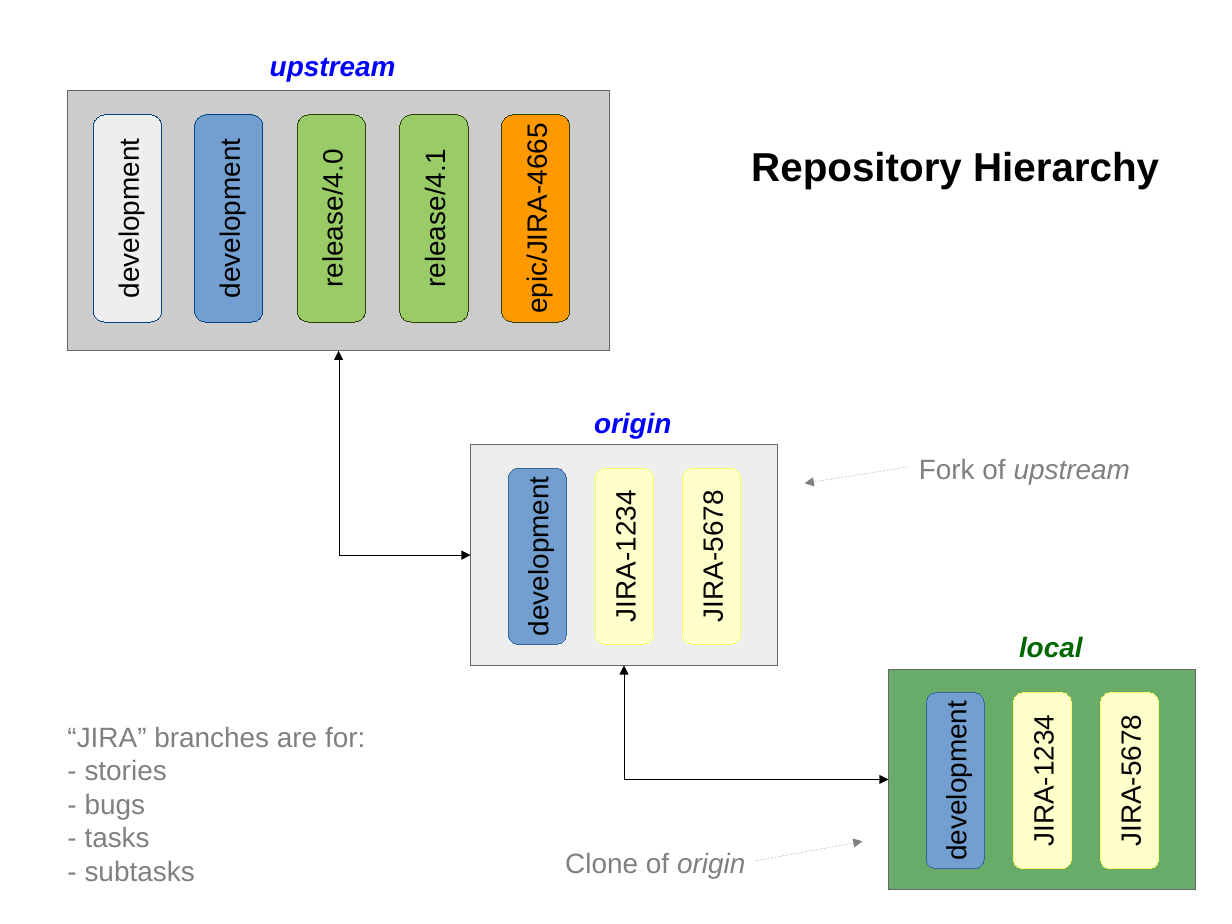
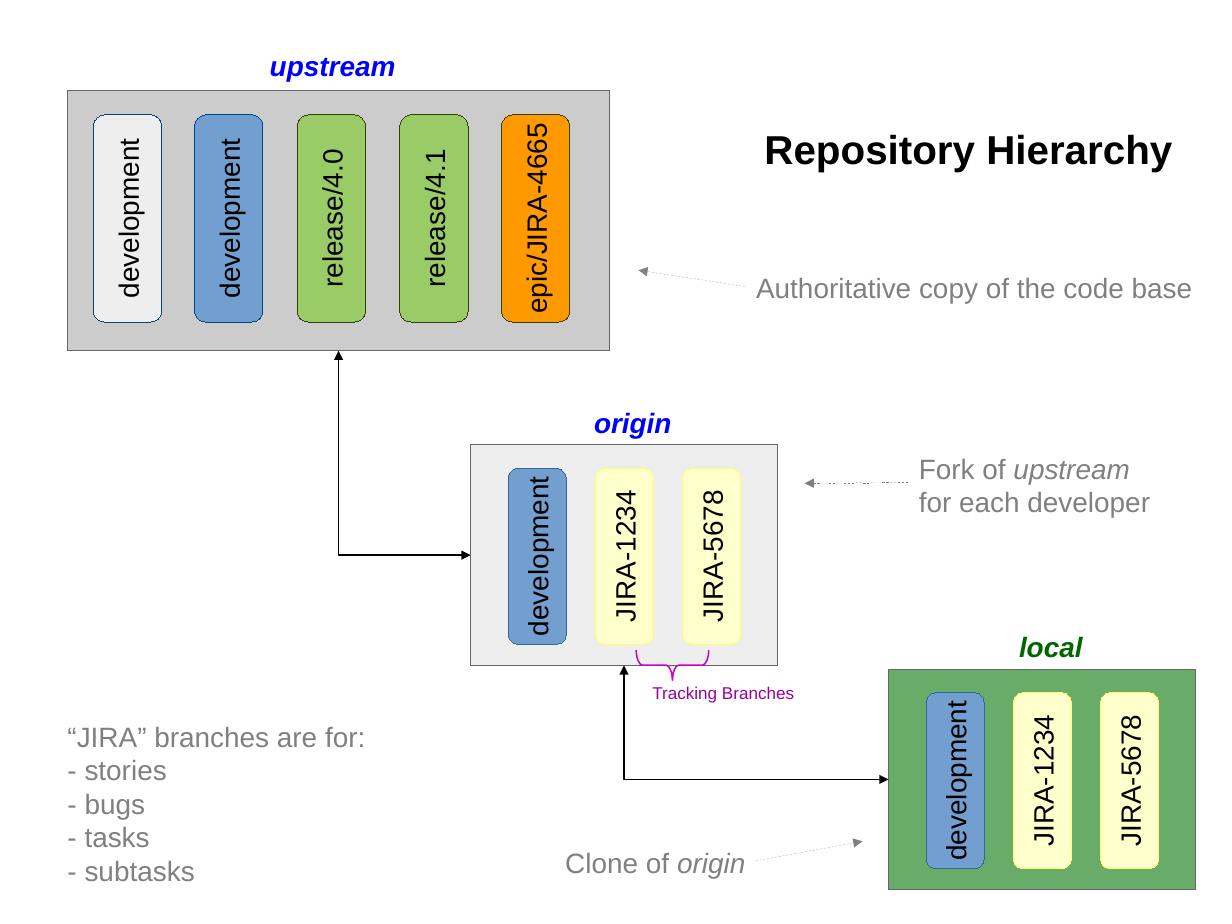
Before and after one commit to SiliconValleyOffice/GitHelp, a slide deck: slide 1 of Documents/RepositoryManagement.odp. Drawn at 1232x924 pixels with LibreOffice and Linux fonts; fonts in the diff are those of the drawing. Boxes give left, top, right and bottom in pixels: in the first picture for what was removed or moved away, otherwise in the second. Text is boxed around its words. In the diff, an @@ line names an element or a change of style, - is before the commit and + after.

```diff
--- a/Documents/RepositoryManagement.odp
+++ b/Documents/RepositoryManagement.odp
@@ text "Repository Hierarchy": place and size @@
-text "Repository Hierarchy" at bbox=[751, 151, 1159, 189]
+text "Repository Hierarchy" at bbox=[764, 134, 1172, 172]
@@ arrow added from (746, 286) to (638, 271), #808080 0 pt @@
@@ text added at bbox=[756, 278, 1193, 304], 18 pt, text #808080 @@
+Authoritative copy of the code base
@@ arrow moved from (908, 467) - (805, 483) to (908, 483) - (805, 483) @@
@@ text at bbox=[919, 492, 1150, 518]: paragraph added @@
+for each developer
@@ freeform shape added at bbox=[636, 651, 709, 681], outline #CC00CC 0.99 pt @@
@@ elbow double arrow (624, 665) - (889, 779): stroke #000000 0 pt to #000000 0.99 pt @@
@@ text added at bbox=[652, 686, 794, 703], 11 pt, text #990099 @@
+Tracking Branches
```
Also in this commit, not shown: 1 other slide changed, 6 other files.
